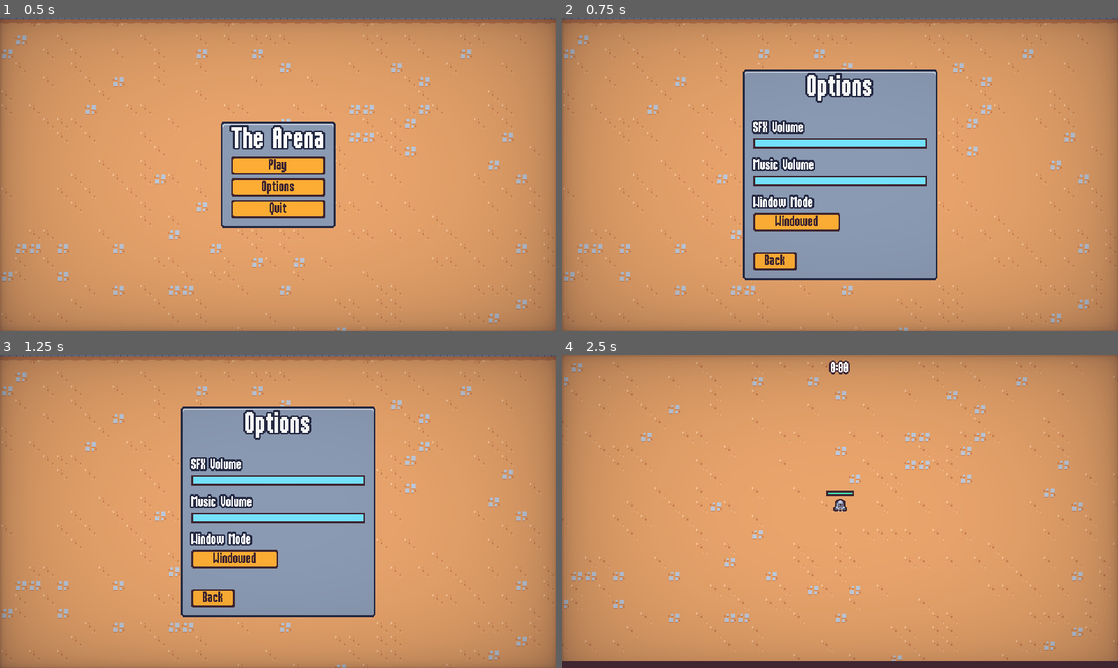
Above: before the commit, frames 1-4 (two rows, left to right).
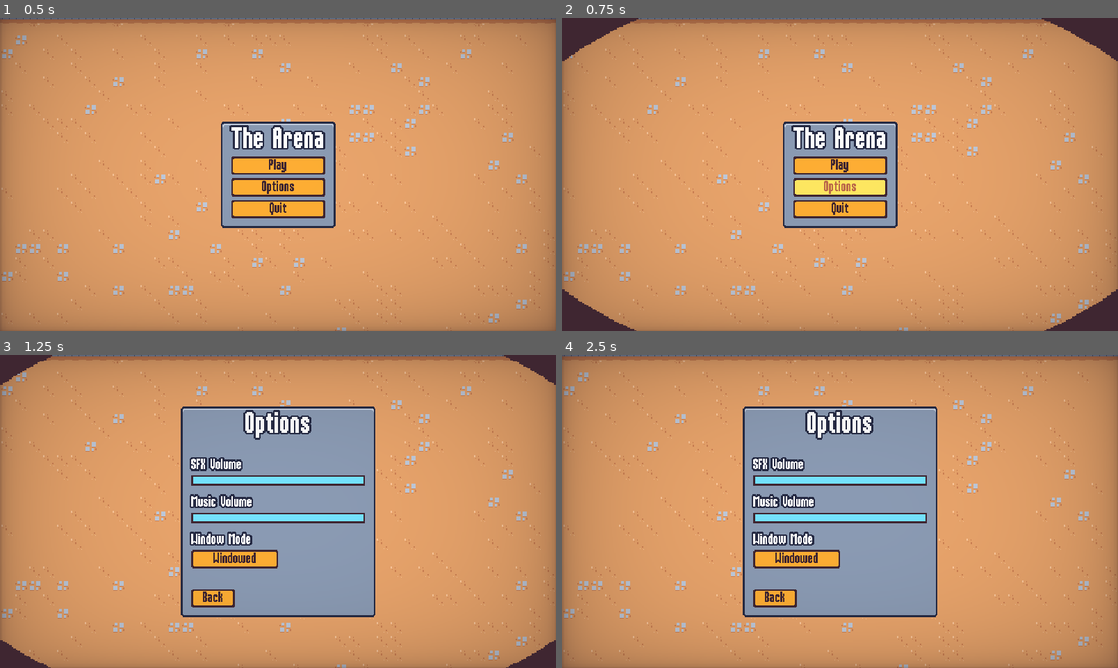
Above: after the commit, the same moments.

Repository: j-y-hsu/2DSurvivor
Game: Godot game, scene res://scenes/ui/main_menu.tscn
Two runs of this game, one before a commit and one after it. Both use one fixed random seed, a clock stepped at 60 frames per second and the inputs below.
Inputs:
- Up to frame 1 (0.5 s): no input
- Up to frame 2 (0.75 s): click "Options" at 0.5 s
- Up to frame 3 (1.25 s): no input
- Up to frame 4 (2.5 s): click "Back" at 1.25 s; click "Play" at 2 s

Frame 1 is identical in both runs. In frame 2, 25% of the frame differs, in the area x 0-100%, y 0-100%; in frame 3, 1.7%; in frame 4, 31%.
Error before the commit: Parse Error: Could not find type "HitboxComponent" in the current scope. (res://scenes/ability/sword_ability/sword_ability.gd:4)

Commit message:
Added screen transitions between scenes

Diff:
--- a/project.godot
+++ b/project.godot
@@ -19,6 +19,7 @@
 
 GameEvents="*res://scenes/autoload/game_events.tscn"
 MusicPlayer="*res://scenes/autoload/music_player.tscn"
+ScreenTransition="*res://scenes/autoload/screen_transition.tscn"
 
 [debug]
 
--- /dev/null
+++ b/scenes/autoload/screen_transition.gd
@@ -0,0 +1,20 @@
+extends CanvasLayer
+
+signal transition_halfway
+
+var skip_emit =false
+
+
+func transition():
+	$AnimationPlayer.play("default")
+	await transition_halfway
+	skip_emit = true
+	$AnimationPlayer.play_backwards("default")
+
+
+func emite_transition_halfway():
+	if skip_emit:
+		skip_emit = false
+		return
+
+	transition_halfway.emit()
--- /dev/null
+++ b/scenes/autoload/screen_transition.gdshader
@@ -0,0 +1,14 @@
+shader_type canvas_item;
+
+uniform vec4 transition_color : source_color;
+uniform sampler2D transition_texture : filter_nearest;
+uniform float percent : hint_range(0.0, 1.0);
+
+void fragment() {
+	vec4 transition_texture_color = texture(transition_texture, UV);
+	if (transition_texture_color.r > percent) {
+		COLOR.a = 0.0;
+	} else {
+		COLOR = transition_color;
+	}
+}
--- /dev/null
+++ b/scenes/autoload/screen_transition.tscn
@@ -0,0 +1,106 @@
+[gd_scene load_steps=8 format=3 uid="uid://cnt01qbqxsvuj"]
+
+[ext_resource type="Script" path="res://scenes/autoload/screen_transition.gd" id="1_0aopo"]
+[ext_resource type="Shader" path="res://scenes/autoload/screen_transition.gdshader" id="1_d6rss"]
+[ext_resource type="Texture2D" uid="uid://cmfhqqi8lxmlq" path="res://assets/ui/screen_transition.png" id="2_d4x4w"]
+
+[sub_resource type="Animation" id="Animation_fratl"]
+resource_name = "default"
+length = 0.4
+step = 0.01
+tracks/0/type = "value"
+tracks/0/imported = false
+tracks/0/enabled = true
+tracks/0/path = NodePath("ColorRect:material:shader_parameter/percent")
+tracks/0/interp = 1
+tracks/0/loop_wrap = true
+tracks/0/keys = {
+"times": PackedFloat32Array(0, 0.4),
+"transitions": PackedFloat32Array(2, 1),
+"update": 0,
+"values": [0.0, 1.0]
+}
+tracks/1/type = "method"
+tracks/1/imported = false
+tracks/1/enabled = true
+tracks/1/path = NodePath(".")
+tracks/1/interp = 1
+tracks/1/loop_wrap = true
+tracks/1/keys = {
+"times": PackedFloat32Array(0.4),
+"transitions": PackedFloat32Array(1),
+"values": [{
+"args": [],
+"method": &"emite_transition_halfway"
+}]
+}
+tracks/2/type = "value"
+tracks/2/imported = false
+tracks/2/enabled = true
+tracks/2/path = NodePath("ColorRect:visible")
+tracks/2/interp = 1
+tracks/2/loop_wrap = true
+tracks/2/keys = {
+"times": PackedFloat32Array(0, 0.01),
+"transitions": PackedFloat32Array(1, 1),
+"update": 1,
+"values": [false, true]
+}
+
+[sub_resource type="Animation" id="Animation_pdvgm"]
+length = 0.001
+tracks/0/type = "value"
+tracks/0/imported = false
+tracks/0/enabled = true
+tracks/0/path = NodePath("ColorRect:material:shader_parameter/percent")
+tracks/0/interp = 1
+tracks/0/loop_wrap = true
+tracks/0/keys = {
+"times": PackedFloat32Array(0),
+"transitions": PackedFloat32Array(1),
+"update": 0,
+"values": [0.0]
+}
+tracks/1/type = "value"
+tracks/1/imported = false
+tracks/1/enabled = true
+tracks/1/path = NodePath("ColorRect:visible")
+tracks/1/interp = 1
+tracks/1/loop_wrap = true
+tracks/1/keys = {
+"times": PackedFloat32Array(0),
+"transitions": PackedFloat32Array(1),
+"update": 1,
+"values": [false]
+}
+
+[sub_resource type="AnimationLibrary" id="AnimationLibrary_5v636"]
+_data = {
+"RESET": SubResource("Animation_pdvgm"),
+"default": SubResource("Animation_fratl")
+}
+
+[sub_resource type="ShaderMaterial" id="ShaderMaterial_wvvc3"]
+shader = ExtResource("1_d6rss")
+shader_parameter/transition_color = Color(0.247059, 0.14902, 0.192157, 1)
+shader_parameter/percent = 0.0
+shader_parameter/transition_texture = ExtResource("2_d4x4w")
+
+[node name="ScreenTransition" type="CanvasLayer"]
+process_mode = 3
+layer = 5
+script = ExtResource("1_0aopo")
+
+[node name="AnimationPlayer" type="AnimationPlayer" parent="."]
+libraries = {
+"": SubResource("AnimationLibrary_5v636")
+}
+
+[node name="ColorRect" type="ColorRect" parent="."]
+visible = false
+material = SubResource("ShaderMaterial_wvvc3")
+anchors_preset = 15
+anchor_right = 1.0
+anchor_bottom = 1.0
+grow_horizontal = 2
+grow_vertical = 2
--- a/scenes/ui/end_screen.gd
+++ b/scenes/ui/end_screen.gd
@@ -30,9 +30,13 @@
 
 
 func on_restart_button_pressed():
+	ScreenTransition.transition()
+	await ScreenTransition.transition_halfway
 	get_tree().paused = false
 	get_tree().change_scene_to_file("res://scenes/main/main.tscn")
 
 
 func on_quit_button_pressed():
+	ScreenTransition.transition()
+	await ScreenTransition.transition_halfway
 	get_tree().quit()
--- a/scenes/ui/main_menu.gd
+++ b/scenes/ui/main_menu.gd
@@ -10,10 +10,14 @@
 
 
 func on_play_pressed():
+	ScreenTransition.transition()
+	await ScreenTransition.transition_halfway
 	get_tree().change_scene_to_file("res://scenes/main/main.tscn")
 
 
 func on_options_pressed():
+	ScreenTransition.transition()
+	await ScreenTransition.transition_halfway
 	var options_instance = options_screen.instantiate()
 	add_child(options_instance)
 	options_instance.back_pressed.connect(on_options_closed.bind(options_instance))
--- a/scenes/ui/options_menu.gd
+++ b/scenes/ui/options_menu.gd
@@ -52,4 +52,6 @@
 
 
 func on_back_pressed():
+	ScreenTransition.transition()
+	await ScreenTransition.transition_halfway
 	back_pressed.emit()
--- a/scenes/ui/pause_menu.gd
+++ b/scenes/ui/pause_menu.gd
@@ -46,6 +46,8 @@
 
 
 func on_options_pressed():
+	ScreenTransition.transition()
+	await ScreenTransition.transition_halfway
 	var options_menu_instance = options_menu_scene.instantiate()
 	add_child(options_menu_instance)
 	options_menu_instance.back_pressed.connect(on_options_back_pressed.bind(options_menu_instance))
Binary file added: assets/ui/screen_transition.png
Not shown, added: assets/ui/screen_transition.png.import
